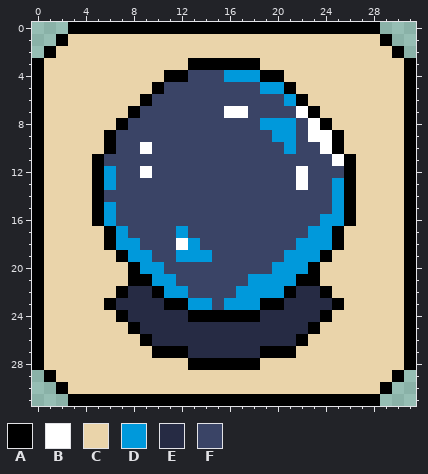
Pixel-art sprite, stored at Images/crystal-ball.png. Above, as it was before the edit.
The file is 32x32 pixels.
Palette (. is transparent): A #000000  B #ffffff  C #ead4aa  D #0099db  E #262b44  F #3a4466
Now the later version:
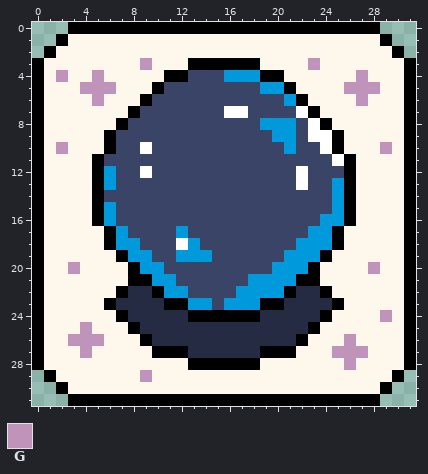
Colours new in this view: G #c093bb
Edits made:
@@ palette @@
-C #ead4aa
+C #fef8ec
@@ x 0..31 @@
  2 .ACCCCCCCCCCCCCCCCCCCCCCCCCCCCA.
- 3 ACCCCCCCCCCCCAAAAAACCCCCCCCCCCCA
- 4 ACCCCCCCCCCAAFFFDDDAACCCCCCCCCCA
- 5 ACCCCCCCCCAFFFFFFFFDDACCCCCCCCCA
- 6 ACCCCCCCCAFFFFFFFFFFFDACCCCCCCCA
+ 3 ACCCCCCCCGCCCAAAAAACCCCGCCCCCCCA
+ 4 ACGCCGCCCCCAAFFFDDDAACCCCCCGCCCA
+ 5 ACCCGGGCCCAFFFFFFFFDDACCCCGGGCCA
+ 6 ACCCCGCCCAFFFFFFFFFFFDACCCCGCCCA
  7 ACCCCCCCAFFFFFFFBBFFFFBACCCCCCCA
@@ x 0..31 @@
  9 ACCCCCAFFFFFFFFFFFFFDDFBBACCCCCA
-10 ACCCCCAFFBFFFFFFFFFFFDFFBACCCCCA
+10 ACGCCCAFFBFFFFFFFFFFFDFFBACCCGCA
 11 ACCCCAFFFFFFFFFFFFFFFFFFFBACCCCA
@@ x 0..31 @@
 19 ACCCCCCADDFFDDDFFFFFFDDDACCCCCCA
-20 ACCCCCCCADDFFFFFFFFFDDDACCCCCCCA
+20 ACCGCCCCADDFFFFFFFFFDDDACCCCGCCA
 21 ACCCCCCCAADDFFFFFFDDDDAACCCCCCCA
@@ x 0..31 @@
 23 ACCCCCAEEEEAADDFDDDAAEEEEACCCCCA
-24 ACCCCCCAEEEEEAAAAAAEEEEEACCCCCCA
-25 ACCCCCCCAEEEEEEEEEEEEEEACCCCCCCA
-26 ACCCCCCCCAEEEEEEEEEEEEACCCCCCCCA
-27 ACCCCCCCCCAAAEEEEEEAAACCCCCCCCCA
-28 ACCCCCCCCCCCCAAAAAACCCCCCCCCCCCA
-29 .ACCCCCCCCCCCCCCCCCCCCCCCCCCCCA.
+24 ACCCCCCAEEEEEAAAAAAEEEEEACCCCGCA
+25 ACCCGCCCAEEEEEEEEEEEEEEACCCCCCCA
+26 ACCGGGCCCAEEEEEEEEEEEEACCCGCCCCA
+27 ACCCGCCCCCAAAEEEEEEAAACCCGGGCCCA
+28 ACCCCCCCCCCCCAAAAAACCCCCCCGCCCCA
+29 .ACCCCCCCGCCCCCCCCCCCCCCCCCCCCA.
 30 ..ACCCCCCCCCCCCCCCCCCCCCCCCCCA..
